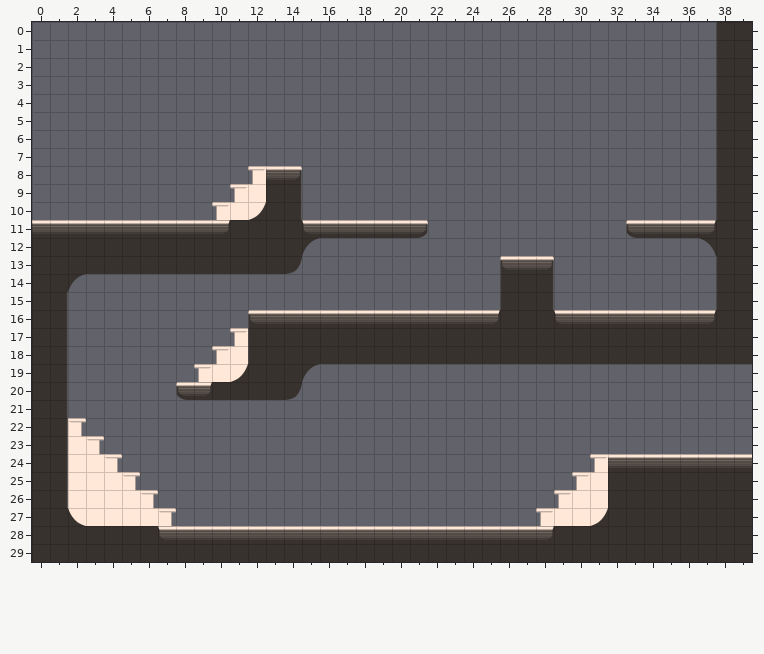
An edit to a level. Tiled map, assets/carte_chambord.tmx. The picture above is the old version.
Cells are 300x300 px. Shown: x 0..39, y 0..29.
The result:
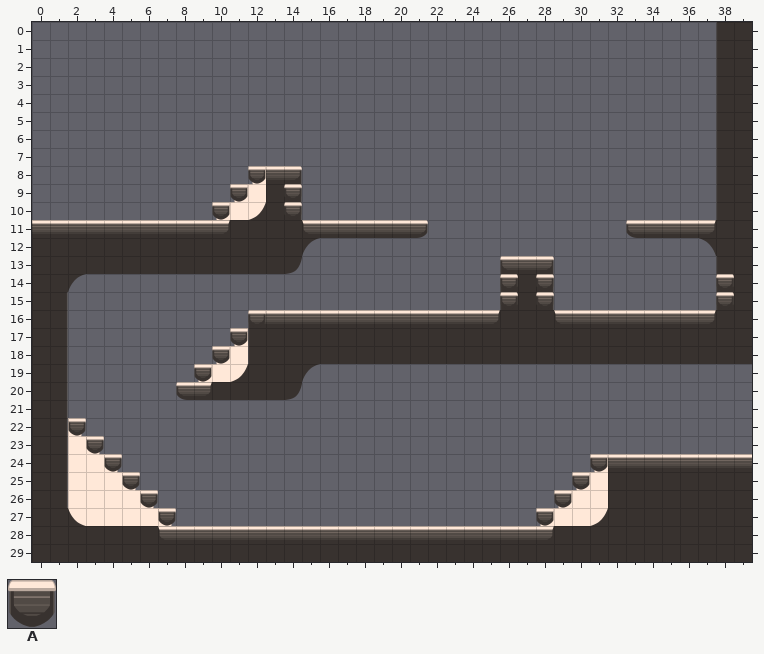
Key: from "tileset_chambord": A 3.
_ is an empty cell, . an unchanged one.
Tiles of an added or newly shown layer are drawn over the layers below it.
What changed:
--- layer "layer_jump" (added)
@@ x 10..14 @@
- 8 .._..
- 9 ._.._
-10 _..._
+ 8 ..A..
+ 9 .A..A
+10 A...A
@@ x 9..38 @@
-14 ................._._........._
-15 ................._._........._
-16 ..._..........................
-17 .._...........................
-18 ._............................
-19 _.............................
+14 .................A.A.........A
+15 .................A.A.........A
+16 ...A..........................
+17 ..A...........................
+18 .A............................
+19 A.............................
@@ x 2..31 @@
-22 _.............................
-23 ._............................
-24 .._.........................._
-25 ..._........................_.
-26 ...._......................_..
-27 ....._...................._...
+22 A.............................
+23 .A............................
+24 ..A..........................A
+25 ...A........................A.
+26 ....A......................A..
+27 .....A....................A...
Pixel boxes of the changes (left, top, right, bottom) in both pictures:
added: (212, 166, 266, 220)
added: (284, 184, 302, 216)
added: (500, 274, 518, 306)
added: (536, 274, 554, 306)
added: (716, 274, 734, 306)
added: (194, 310, 266, 382)
added: (68, 418, 176, 526)
added: (536, 454, 608, 526)
